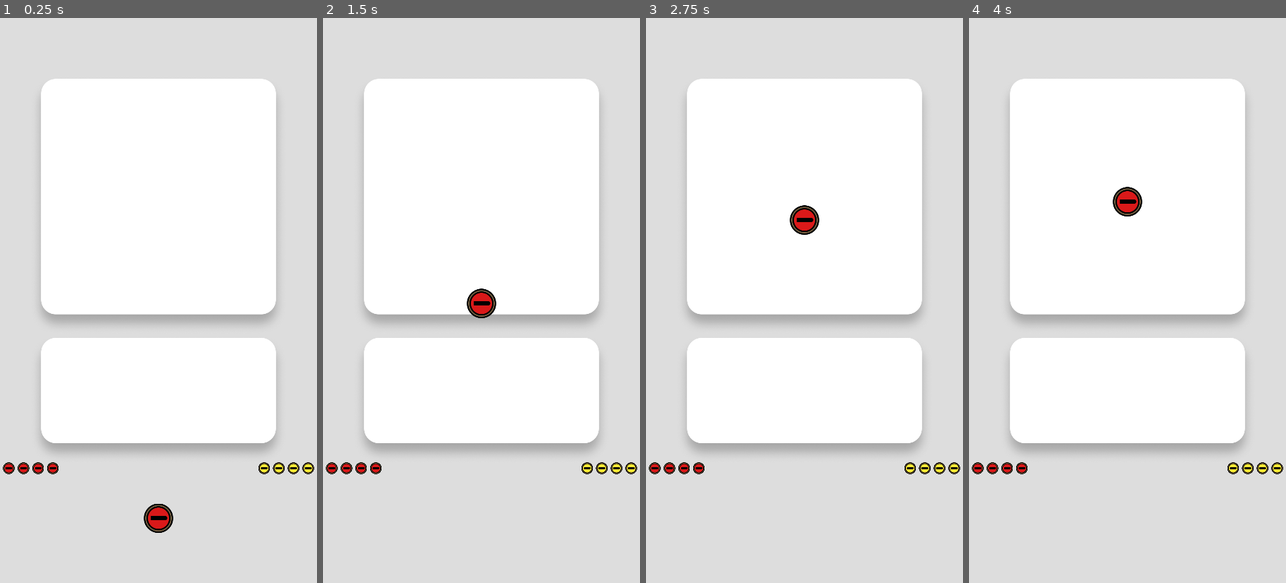
Above: before the commit, frames 1-4 (left to right).
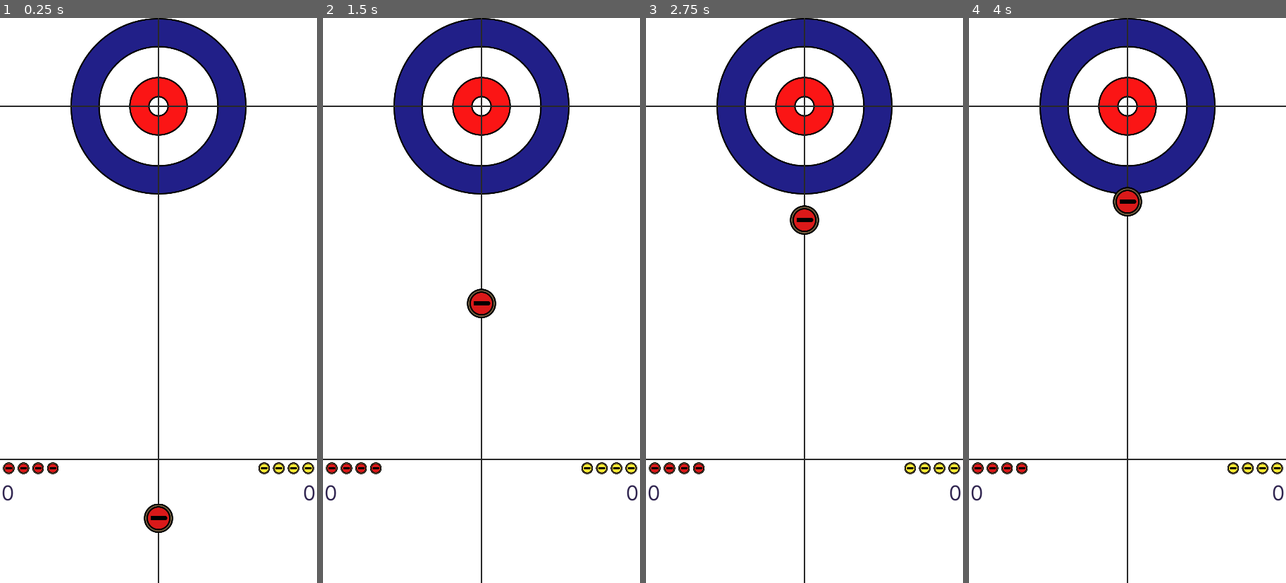
Above: after the commit, the same moments.

Repository: Heisaa/Curling
Game: Godot game, scene res://Game.tscn
The game is run twice, just before and just after one commit, with the same random seed, the same clock (stepped at 60 frames per second) and the same inputs.
Inputs (mouse positions are in pixels of both pictures, inside the frame that each line leads up to):
- Up to frame 1 (0.25 s): no input
- Up to frame 2 (1.5 s): tap Enter at 0.5 s; drag from (481, 520) to (481, 300) at 0.52 s; drag from (418, 328) to (481, 300) at 1.27 s
- Up to frame 3 (2.75 s): move the mouse to (836, 176) at 2.02 s; click (836, 176) at 2.17 s
- Up to frame 4 (4 s): drag from (1111, 413) to (1032, 215) at 2.77 s; move the mouse to (1222, 385) at 3.52 s; click (1222, 385) at 3.67 s

The runs differ from the first frame. In frame 1, 61% of the frame differs, in the area x 0-100%, y 0-100%; in frame 2, 61%; in frame 3, 61%; in frame 4, 61%.

Commit message:
new theme started

Diff:
--- /dev/null
+++ b/Fonts/font.tres
@@ -0,0 +1,6 @@
+[gd_resource type="DynamicFont" load_steps=2 format=2]
+
+[ext_resource path="res://Fonts/Inter-Regular-slnt=0.ttf" type="DynamicFontData" id=1]
+
+[resource]
+font_data = ExtResource( 1 )
--- a/Game.tscn
+++ b/Game.tscn
@@ -6,7 +6,6 @@
 [ext_resource path="res://Fonts/Inter-Regular-slnt=0.ttf" type="DynamicFontData" id=4]
 [ext_resource path="res://Labels/RedScore.gd" type="Script" id=5]
 [ext_resource path="res://Labels/YellowScore.gd" type="Script" id=6]
-[ext_resource path="res://UI/Restart.tscn" type="PackedScene" id=7]
 
 [sub_resource type="RectangleShape2D" id=1]
 extents = Vector2( 540, 960 )
@@ -93,5 +92,3 @@
 __meta__ = {
 "_edit_use_anchors_": false
 }
-
-[node name="Restart" parent="." instance=ExtResource( 7 )]
--- a/UI/Restart.tscn
+++ b/UI/Restart.tscn
@@ -1,9 +1,37 @@
 [gd_scene load_steps=2 format=2]
 
-[ext_resource path="res://UI/RestartUI(1).png" type="Texture" id=1]
+[ext_resource path="res://theme.tres" type="Theme" id=1]
 
 [node name="Restart" type="Node"]
 
-[node name="Sprite" type="Sprite" parent="."]
-position = Vector2( 540, 960 )
-texture = ExtResource( 1 )
+[node name="ColorRect" type="ColorRect" parent="."]
+margin_right = 1080.0
+margin_bottom = 1920.0
+color = Color( 0.803922, 0.803922, 0.803922, 0.803922 )
+__meta__ = {
+"_edit_use_anchors_": false
+}
+
+[node name="VBoxContainer" type="VBoxContainer" parent="."]
+margin_right = 1080.0
+margin_bottom = 1920.0
+theme = ExtResource( 1 )
+__meta__ = {
+"_edit_use_anchors_": false
+}
+
+[node name="MarginContainer" type="MarginContainer" parent="VBoxContainer"]
+margin_left = 50.0
+margin_right = 1080.0
+margin_bottom = 958.0
+size_flags_vertical = 3
+
+[node name="PanelContainer" type="PanelContainer" parent="VBoxContainer/MarginContainer"]
+margin_right = 1030.0
+margin_bottom = 958.0
+
+[node name="HBoxContainer" type="HBoxContainer" parent="VBoxContainer"]
+margin_top = 962.0
+margin_right = 1080.0
+margin_bottom = 1920.0
+size_flags_vertical = 3
--- /dev/null
+++ b/theme.tres
@@ -0,0 +1,14 @@
+[gd_resource type="Theme" load_steps=3 format=2]
+
+[ext_resource path="res://Fonts/font.tres" type="DynamicFont" id=1]
+
+[sub_resource type="StyleBoxFlat" id=1]
+bg_color = Color( 1, 1, 1, 1 )
+corner_radius_top_left = 15
+corner_radius_top_right = 15
+corner_radius_bottom_right = 15
+corner_radius_bottom_left = 15
+
+[resource]
+default_font = ExtResource( 1 )
+PanelContainer/styles/panel = SubResource( 1 )
Not shown: 1 places in Game.tscn that only renumber resources
